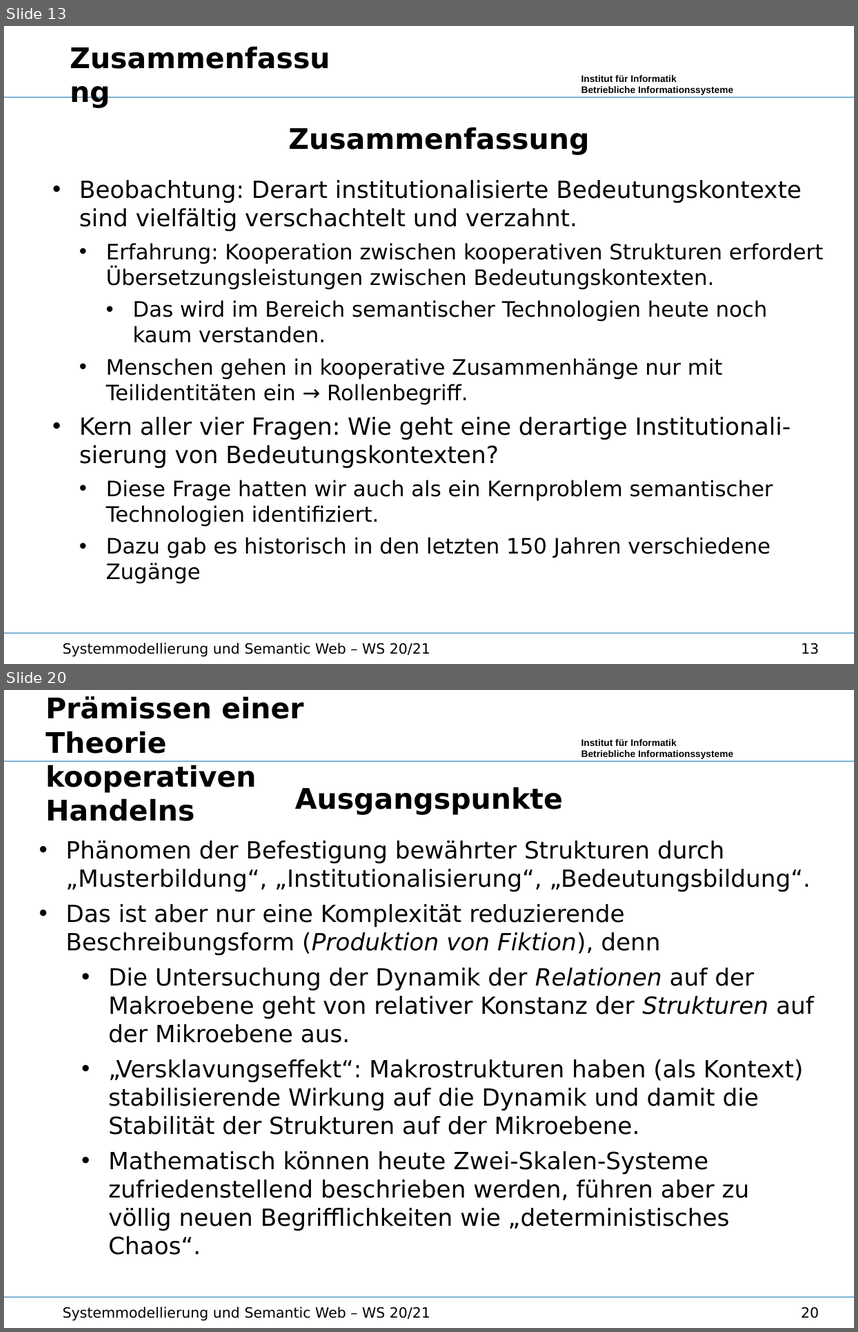
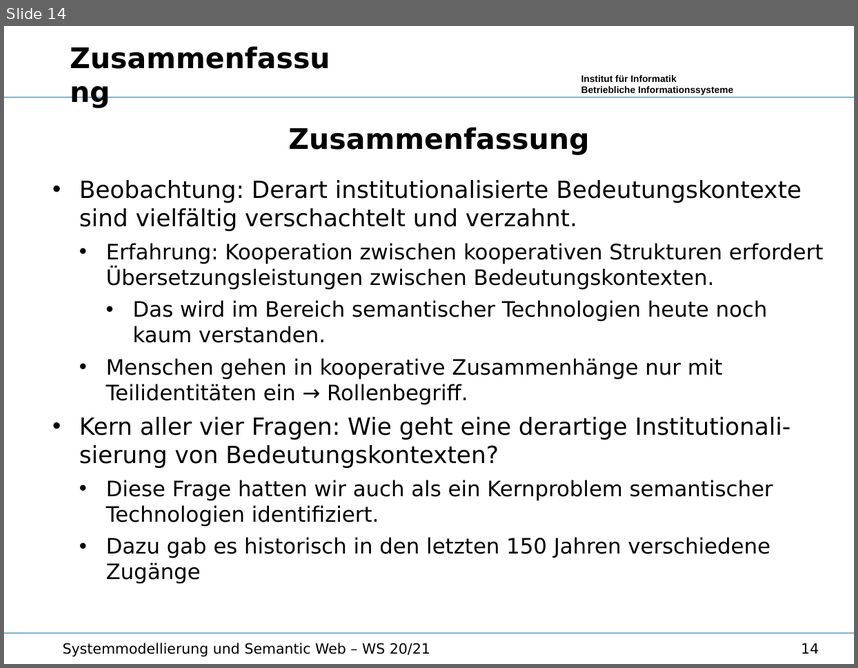
Before and after one commit to wumm-project/Leipzig-Seminar, a slide deck: Wintersemester-2020/Vorlesung/Storytelling.odp. Shown one above the other, each under a label of ours: slides 13 and 20 before the commit, slide 14 after it; the slides between them are not shown. The pictures are 858x1332 and 858x668 pixels, drawn with LibreOffice and Linux fonts; fonts in the diff are those of the drawing; background and template pictures are left out. Boxes give left, top, right and bottom in pixels: in the first picture for what was removed or moved away, otherwise in the second. Text is boxed around its words. In the diff, an @@ line names an element or a change of style, - is before the commit and + after.

```diff
--- a/Wintersemester-2020/Vorlesung/Storytelling.odp
+++ b/Wintersemester-2020/Vorlesung/Storytelling.odp
@@ slide 20 removed at (x1=4, y1=690, x2=854, y2=1328), background #FFFFFF; not listed: 3 template elements that a slide beside it also shows @@
@@ text removed at (x1=45, y1=696, x2=303, y2=821) @@
-Prämissen einer Theorie
-kooperativen Handelns
@@ text removed at (x1=66, y1=787, x2=814, y2=1230) @@
-Ausgangspunkte
-• Phänomen der Befestigung bewährter Strukturen durch „Musterbildung“, „Institutionalisierung“, „Bedeutungsbildung“.
-• Das ist aber nur eine Komplexität reduzierende Beschreibungsform (Produktion von Fiktion), denn
-  • Die Untersuchung der Dynamik der Relationen auf der Makroebene geht von relativer Konstanz der Strukturen auf der Mikroebene aus.
-  • „Versklavungseffekt“: Makrostrukturen haben (als Kontext) stabilisierende Wirkung auf die Dynamik und damit die Stabilität der Strukturen auf der Mikroebene.
-  • Mathematisch können heute Zwei-Skalen-Systeme zufriedenstellend beschrieben werden, führen aber zu völlig neuen Begrifflichkeiten wie „deterministisches Chaos“.
@@ text removed at (x1=63, y1=1306, x2=430, y2=1321) @@
-Systemmodellierung und Semantic Web – WS 20/21
@@ page number removed at (x1=801, y1=1306, x2=819, y2=1318) @@
-20
@@ what was slide 13 is now slide 14 @@
@@ page number at (x1=801, y1=643, x2=819, y2=653): text changed @@
-13
+14
```
Also in this commit, not shown: 6 slides changed, 1 slide added, 20 other slides removed, 6 other files.
